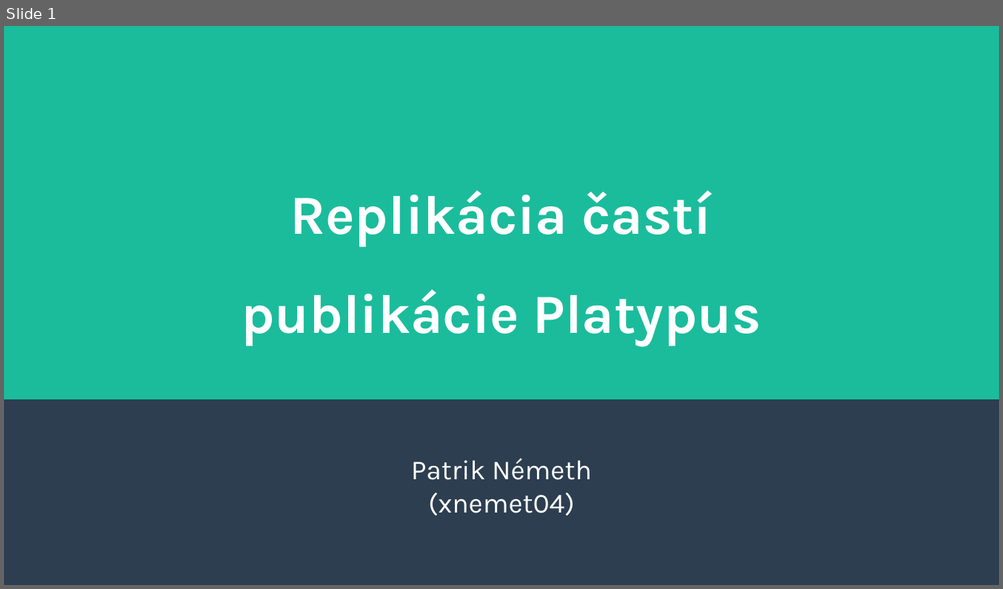
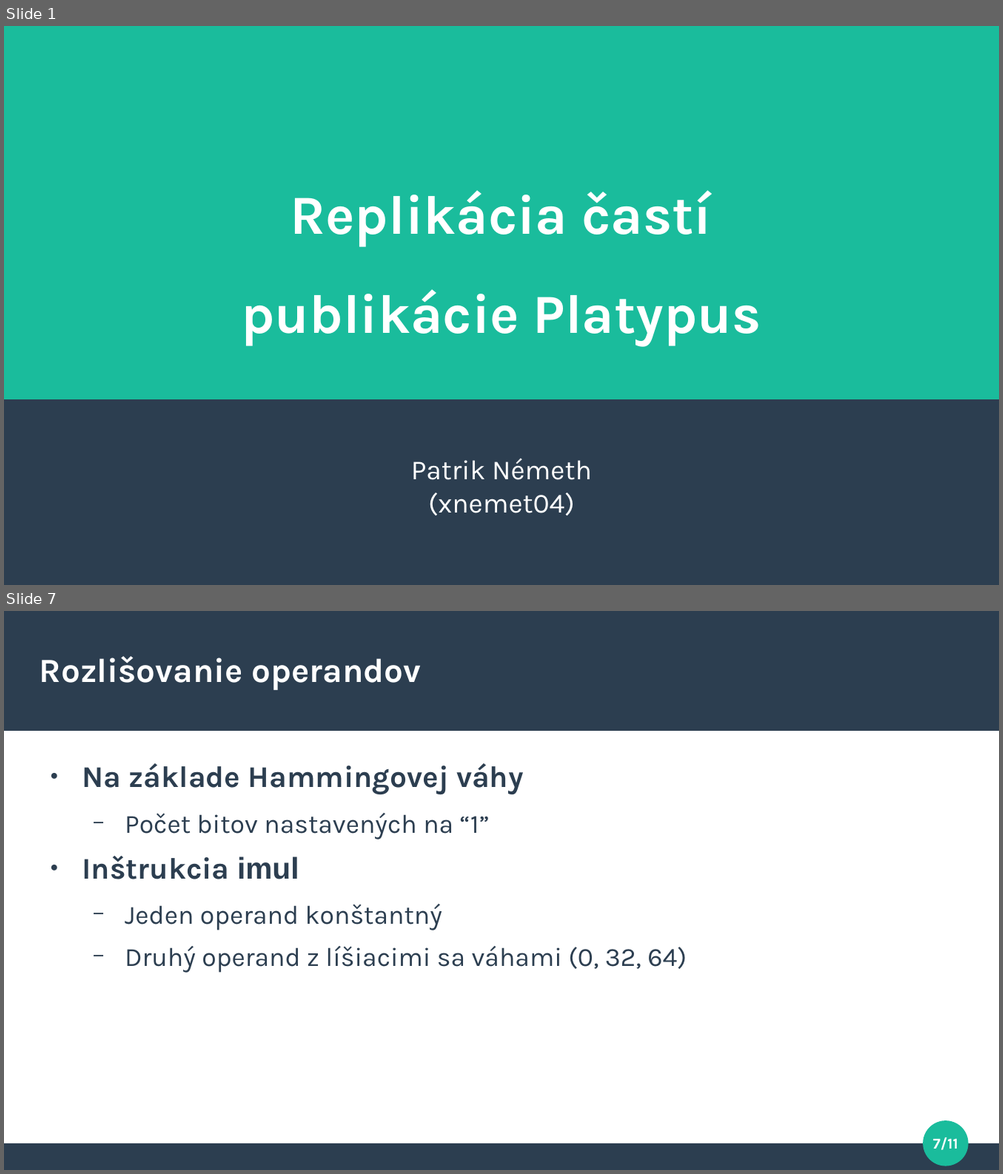
Before and after one commit to pemeth/bza-platypus, a slide deck: prezentacia.odp. Shown one above the other, each under a label of ours: slide 1 before the commit, slides 1 and 7 after it; the slides between them are not shown. The pictures are 1003x589 and 1003x1174 pixels, drawn with LibreOffice and Linux fonts; fonts in the diff are those of the drawing. Boxes give left, top, right and bottom in pixels: in the first picture for what was removed or moved away, otherwise in the second. Text is boxed around its words. In the diff, an @@ line names an element or a change of style, - is before the commit and + after.

```diff
--- a/prezentacia.odp
+++ b/prezentacia.odp
@@ slide 7 added at (x1=4, y1=611, x2=999, y2=1170), background #FFFFFF @@
@@ rectangle added at (x1=4, y1=611, x2=999, y2=731), fill #2C3E50 @@
@@ title added at (x1=40, y1=656, x2=421, y2=690), 27 pt, text #FFFFFF, bold @@
+Rozlišovanie operandov
@@ text added at (x1=82, y1=763, x2=686, y2=973), 21 pt, text #2C3E50 @@
+● Na základe Hammingovej váhy
+  − Počet bitov nastavených na “1”
+● Inštrukcia imul
+  − Jeden operand konštantný
+  − Druhý operand z líšiacimi sa váhami (0, 32, 64)
@@ ellipse added at (x1=924, y1=1122, x2=968, y2=1166), fill #1ABC9C, outline #1ABC9C 0.85 pt @@
@@ page number added at (x1=933, y1=1138, x2=958, y2=1150), 12 pt, text #FFFFFF, bold @@
+7/11
@@ rectangle added at (x1=4, y1=1145, x2=999, y2=1170), fill #2C3E50 @@
```
Also in this commit, not shown: 1 slide changed, 3 other slides added, 2 other files.
